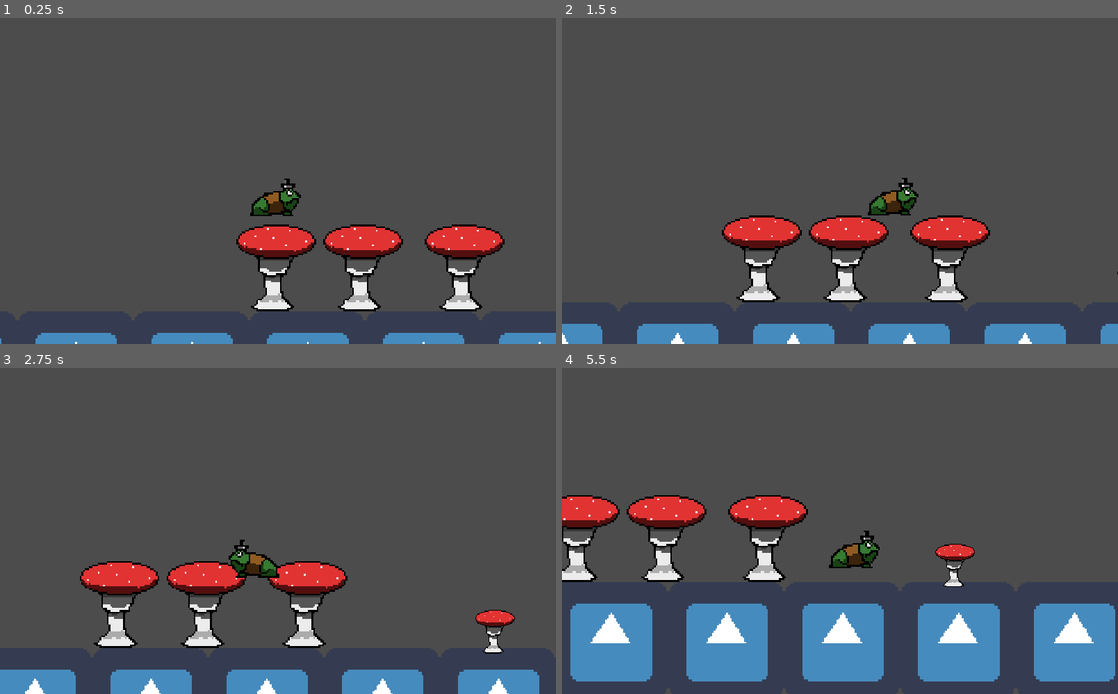
Above: before the commit, frames 1-4 (two rows, left to right).
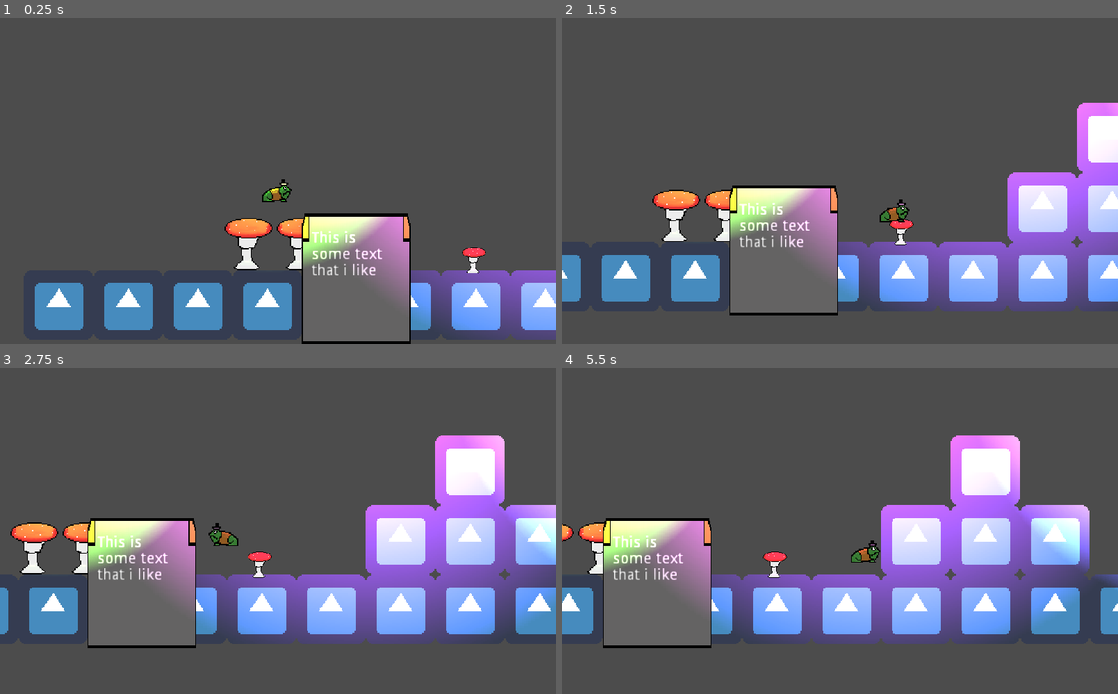
Above: after the commit, the same moments.

Repository: Binasaurus-Hex/Detective-LeapFrog
Game: Godot game, scene res://src/Levels/Level.tscn
The game is run twice, just before and just after one commit, with the same random seed, the same clock (stepped at 60 frames per second) and the same inputs. The engine's default icon, where the game draws it, is replaced by a stand-in: a white triangle on a blue panel in a dark square.
Inputs:
- Up to frame 1 (0.25 s): no input
- Up to frame 2 (1.5 s): hold Space (leap) 0.53-1.28 s; hold D (moveRight) from 0.53 s (still down); tap W (jump) at 0.77, 0.8, 1.07, 1.35 s
- Up to frame 3 (2.75 s): tap W (jump) at 1.52, 1.82, 2.3 s; tap Space (leap) at 1.55 s; release D (moveRight) at 2.03 s; hold A (moveLeft) from 2.03 s (still down); hold Space (leap) from 2.03 s (still down)
- Up to frame 4 (5.5 s): release A (moveLeft) at 2.78 s; release Space (leap) at 2.78 s; hold D (moveRight) 2.78-4.28 s; tap Space (leap) at 2.85, 4.35 s; tap W (jump) at 3.02, 3.32, 4.52, 4.82, 5.3 s; hold W (jump) 3.53-4.28 s; hold A (moveLeft) 4.28-5.03 s; hold D (moveRight) from 5.03 s (still down); hold Space (leap) from 5.03 s (still down)

The runs differ from the first frame. In frame 1, 22% of the frame differs, in the area x 0-100%, y 49-100%; in frame 2, 32%; in frame 3, 38%; in frame 4, 46%, in the area x 0-100%, y 20-97%.

Commit message:
Added UI

Diff:
--- a/project.godot
+++ b/project.godot
@@ -12,12 +12,12 @@
 "base": "KinematicBody2D",
 "class": "DetectiveFrog",
 "language": "GDScript",
-"path": "res://src/Characters/DetectiveFrog.gd"
+"path": "res://src/Characters/DetectiveFrog/DetectiveFrog.gd"
 }, {
 "base": "Node",
 "class": "LeapController",
 "language": "GDScript",
-"path": "res://src/Characters/LeapController.gd"
+"path": "res://src/Characters/DetectiveFrog/LeapController.gd"
 } ]
 _global_script_class_icons={
 "DetectiveFrog": "",
@@ -39,21 +39,25 @@
 moveLeft={
 "deadzone": 0.5,
 "events": [ Object(InputEventKey,"resource_local_to_scene":false,"resource_name":"","device":0,"alt":false,"shift":false,"control":false,"meta":false,"command":false,"pressed":false,"scancode":65,"unicode":0,"echo":false,"script":null)
+, Object(InputEventJoypadMotion,"resource_local_to_scene":false,"resource_name":"","device":0,"axis":0,"axis_value":-1.0,"script":null)
  ]
 }
 moveRight={
 "deadzone": 0.5,
 "events": [ Object(InputEventKey,"resource_local_to_scene":false,"resource_name":"","device":0,"alt":false,"shift":false,"control":false,"meta":false,"command":false,"pressed":false,"scancode":68,"unicode":0,"echo":false,"script":null)
+, Object(InputEventJoypadMotion,"resource_local_to_scene":false,"resource_name":"","device":0,"axis":0,"axis_value":1.0,"script":null)
  ]
 }
 jump={
 "deadzone": 0.5,
 "events": [ Object(InputEventKey,"resource_local_to_scene":false,"resource_name":"","device":0,"alt":false,"shift":false,"control":false,"meta":false,"command":false,"pressed":false,"scancode":87,"unicode":0,"echo":false,"script":null)
+, Object(InputEventJoypadButton,"resource_local_to_scene":false,"resource_name":"","device":0,"button_index":0,"pressure":0.0,"pressed":false,"script":null)
  ]
 }
 leap={
 "deadzone": 0.5,
 "events": [ Object(InputEventKey,"resource_local_to_scene":false,"resource_name":"","device":0,"alt":false,"shift":false,"control":false,"meta":false,"command":false,"pressed":false,"scancode":32,"unicode":0,"echo":false,"script":null)
+, Object(InputEventJoypadButton,"resource_local_to_scene":false,"resource_name":"","device":-1,"button_index":1,"pressure":0.0,"pressed":false,"script":null)
  ]
 }
 
--- a/src/Characters/DetectiveFrog.gd
+++ /dev/null
@@ -1,76 +0,0 @@
-extends KinematicBody2D
-
-class_name DetectiveFrog
-
-export var movementSpeed:float = 50
-export var jumpSpeed:float = 100
-var velocity:Vector2
-export var gravity:float = 150
-onready var leapController:LeapController = $LeapController
-onready var sprite:AnimatedSprite = $AnimatedSprite
-enum Direction {
-	LEFT = -1,
-	RIGHT = 1
-}
-var direction:int = Direction.RIGHT
-
-# Called when the node enters the scene tree for the first time.
-func _ready() -> void:
-	pass # Replace with function body.
-
-func _physics_process(delta: float) -> void:
-	var inputDir:Vector2 = getInput()
-	var jumpInterrupted:bool = isJumpInterruped(velocity)
-	var leapVelocity:float = leapController.get_velocity(is_on_floor())
-	var new_velocity = getPlayerVelocity(inputDir,velocity,Vector2(movementSpeed,jumpSpeed),jumpInterrupted,leapVelocity,is_on_floor())
-	velocity = move_and_slide(new_velocity,Vector2.UP)
-	setDirection(inputDir)
-	setAnimation(direction)
-
-func getPlayerVelocity(
-		inputDir:Vector2,
-		velocity:Vector2,
-		speed:Vector2,
-		jumpInterruped:bool,
-		leapVelocity:float,
-		onFloor:bool
-	) -> Vector2:
-	var output:Vector2 = velocity
-	if inputDir.x != 0 or onFloor:
-		output.x = lerp(velocity.x,inputDir.x * speed.x,0.3)
-	if leapVelocity > 0:
-		output.y = -leapVelocity
-		output.x = direction * leapVelocity
-	elif inputDir.y == -1:
-		output.y = inputDir.y * speed.y
-	if jumpInterruped:
-		output.y = 0
-	output = applyForce(output,Vector2(0,gravity))
-	return output
-
-
-
-func applyForce(velocity:Vector2, force:Vector2) -> Vector2:
-	velocity.y += force.y * get_physics_process_delta_time()
-	velocity.x += force.x * get_physics_process_delta_time()
-	return velocity
-
-
-func setDirection(input:Vector2):
-	if input.x > 0:
-		direction = Direction.RIGHT
-	elif input.x < 0:
-		direction = Direction.LEFT
-
-
-
-func getInput() -> Vector2:
-	var horizontal:float = Input.get_action_strength("moveRight") - Input.get_action_strength("moveLeft")
-	var vertical:float = -1 if Input.get_action_strength("jump") and is_on_floor() else 0.0
-	return Vector2(horizontal,vertical)
-
-func isJumpInterruped(velocity:Vector2) -> bool:
-	return Input.is_action_just_released("jump") and velocity.y < 0.0
-
-func setAnimation(direction:int) -> void:
-	sprite.scale = Vector2(direction,1)
--- a/src/Characters/DetectiveFrog.tscn
+++ /dev/null
@@ -1,38 +0,0 @@
-[gd_scene load_steps=7 format=2]
-
-[ext_resource path="res://assets/frogDetective.png" type="Texture" id=1]
-[ext_resource path="res://src/Characters/DetectiveFrog.gd" type="Script" id=2]
-[ext_resource path="res://src/Characters/LeapController.gd" type="Script" id=3]
-
-[sub_resource type="AtlasTexture" id=1]
-atlas = ExtResource( 1 )
-region = Rect2( 0, 0, 33, 33 )
-
-[sub_resource type="SpriteFrames" id=2]
-animations = [ {
-"frames": [ SubResource( 1 ) ],
-"loop": true,
-"name": "default",
-"speed": 5.0
-} ]
-
-[sub_resource type="CircleShape2D" id=3]
-
-[node name="DetectiveFrog" type="KinematicBody2D"]
-script = ExtResource( 2 )
-
-[node name="AnimatedSprite" type="AnimatedSprite" parent="."]
-frames = SubResource( 2 )
-
-[node name="CollisionShape2D" type="CollisionShape2D" parent="."]
-position = Vector2( -2, 0 )
-shape = SubResource( 3 )
-
-[node name="Camera2D" type="Camera2D" parent="."]
-current = true
-zoom = Vector2( 0.3, 0.3 )
-drag_margin_h_enabled = true
-drag_margin_v_enabled = true
-
-[node name="LeapController" type="Node" parent="."]
-script = ExtResource( 3 )
--- /dev/null
+++ b/src/Characters/DetectiveFrog/DetectiveFrog.gd
@@ -0,0 +1,76 @@
+extends KinematicBody2D
+
+class_name DetectiveFrog
+
+export var movementSpeed:float = 200
+export var jumpSpeed:float = 200
+var velocity:Vector2
+export var gravity:float = 300
+onready var leapController:LeapController = $LeapController
+onready var sprite:Sprite = $Sprite
+enum Direction {
+	LEFT = -1,
+	RIGHT = 1
+}
+var direction:int = Direction.RIGHT
+
+# Called when the node enters the scene tree for the first time.
+func _ready() -> void:
+	pass # Replace with function body.
+
+func _physics_process(delta: float) -> void:
+	var inputDir:Vector2 = getInput()
+	var jumpInterrupted:bool = isJumpInterruped(velocity)
+	var leapVelocity:float = leapController.get_velocity(is_on_floor())
+	var new_velocity = getPlayerVelocity(inputDir,velocity,Vector2(movementSpeed,jumpSpeed),jumpInterrupted,leapVelocity,is_on_floor())
+	velocity = move_and_slide(new_velocity,Vector2.UP)
+	setDirection(inputDir)
+	setAnimation(direction)
+
+func getPlayerVelocity(
+		inputDir:Vector2,
+		velocity:Vector2,
+		speed:Vector2,
+		jumpInterruped:bool,
+		leapVelocity:float,
+		onFloor:bool
+	) -> Vector2:
+	var output:Vector2 = velocity
+	if inputDir.x != 0 or onFloor:
+		output.x = lerp(velocity.x,inputDir.x * speed.x,0.3)
+	if leapVelocity > 0:
+		output.y = -leapVelocity
+		output.x = direction * leapVelocity
+	elif inputDir.y == -1:
+		output.y = inputDir.y * speed.y
+	if jumpInterruped:
+		output.y = 0
+	output = applyForce(output,Vector2(0,gravity))
+	return output
+
+
+
+func applyForce(velocity:Vector2, force:Vector2) -> Vector2:
+	velocity.y += force.y * get_physics_process_delta_time()
+	velocity.x += force.x * get_physics_process_delta_time()
+	return velocity
+
+
+func setDirection(input:Vector2):
+	if input.x > 0:
+		direction = Direction.RIGHT
+	elif input.x < 0:
+		direction = Direction.LEFT
+
+
+
+func getInput() -> Vector2:
+	var horizontal:float = Input.get_action_strength("moveRight") - Input.get_action_strength("moveLeft")
+	var vertical:float = -1 if Input.get_action_strength("jump") and is_on_floor() else 0.0
+	return Vector2(horizontal,vertical)
+
+func isJumpInterruped(velocity:Vector2) -> bool:
+	return Input.is_action_just_released("jump") and velocity.y < 0.0
+
+func setAnimation(direction:int) -> void:
+	sprite.scale = Vector2(direction,1)
--- /dev/null
+++ b/src/Characters/DetectiveFrog/DetectiveFrog.tscn
@@ -0,0 +1,28 @@
+[gd_scene load_steps=6 format=2]
+
+[ext_resource path="res://assets/frog/frogDetectiveUnshaded.png" type="Texture" id=1]
+[ext_resource path="res://src/Characters/DetectiveFrog/DetectiveFrog.gd" type="Script" id=2]
+[ext_resource path="res://src/Characters/DetectiveFrog/LeapController.gd" type="Script" id=3]
+[ext_resource path="res://assets/frog/New Piskel-1.png (4)-1.png_n.png" type="Texture" id=4]
+
+[sub_resource type="CircleShape2D" id=1]
+
+[node name="DetectiveFrog" type="KinematicBody2D"]
+script = ExtResource( 2 )
+
+[node name="CollisionShape2D" type="CollisionShape2D" parent="."]
+position = Vector2( -2, 0 )
+shape = SubResource( 1 )
+
+[node name="LeapController" type="Node" parent="."]
+script = ExtResource( 3 )
+
+[node name="Sprite" type="Sprite" parent="."]
+texture = ExtResource( 1 )
+normal_map = ExtResource( 4 )
+
+[node name="Camera2D" type="Camera2D" parent="."]
+current = true
+zoom = Vector2( 0.5, 0.5 )
+drag_margin_h_enabled = true
+drag_margin_v_enabled = true
--- a/src/Environment/ToadStool.tscn
+++ b/src/Environment/ToadStool.tscn
@@ -1,11 +1,13 @@
-[gd_scene load_steps=2 format=2]
+[gd_scene load_steps=3 format=2]
 
-[ext_resource path="res://assets/toadstool.png" type="Texture" id=1]
+[ext_resource path="res://assets/mushroom/toadstool-1.png_n.png" type="Texture" id=1]
+[ext_resource path="res://assets/mushroom/toadstool-1.png.png" type="Texture" id=2]
 
 [node name="ToadStool" type="StaticBody2D"]
 
 [node name="Sprite" type="Sprite" parent="."]
-texture = ExtResource( 1 )
+texture = ExtResource( 2 )
+normal_map = ExtResource( 1 )
 
 [node name="CollisionPolygon2D" type="CollisionPolygon2D" parent="."]
 polygon = PoolVector2Array( -19, -7, 18, -7, 18, -2, 9, 2, 2, 12, 2, 22, 13, 35, -19, 35, -6, 22, -7, 12, -10, 10, -10, 2, -19, -2 )
--- a/src/Levels/Level.tscn
+++ b/src/Levels/Level.tscn
@@ -1,13 +1,15 @@
-[gd_scene load_steps=6 format=2]
+[gd_scene load_steps=8 format=2]
 
-[ext_resource path="res://src/Characters/DetectiveFrog.tscn" type="PackedScene" id=1]
+[ext_resource path="res://src/Characters/DetectiveFrog/DetectiveFrog.tscn" type="PackedScene" id=1]
 [ext_resource path="res://src/Environment/ToadStool.tscn" type="PackedScene" id=2]
 [ext_resource path="res://icon.png" type="Texture" id=3]
+[ext_resource path="res://assets/light.png" type="Texture" id=4]
+[ext_resource path="res://src/UI/UI.tscn" type="PackedScene" id=5]
 
-[sub_resource type="ConvexPolygonShape2D" id=1]
+[sub_resource type="ConvexPolygonShape2D" id=2]
 points = PoolVector2Array( 0, 0, 64, 0, 64, 64, 0, 64 )
 
-[sub_resource type="TileSet" id=2]
+[sub_resource type="TileSet" id=3]
 0/name = "icon.png 0"
 0/texture = ExtResource( 3 )
 0/tex_offset = Vector2( 0, 0 )
@@ -53,20 +55,40 @@
 position = Vector2( 159, 19 )
 scale = Vector2( 0.5, 0.5 )
 
-[node name="DetectiveFrog" parent="." instance=ExtResource( 1 )]
-position = Vector2( -48, -40 )
-movementSpeed = 80.0
-jumpSpeed = 150.0
-gravity = 300.0
-
-[node name="LeapController" parent="DetectiveFrog" index="3"]
-maxLeap = 200.0
-
 [node name="TileMap" type="TileMap" parent="."]
 z_index = -3
-tile_set = SubResource( 2 )
+tile_set = SubResource( 3 )
 cell_size = Vector2( 32, 32 )
 format = 1
 tile_data = PoolIntArray( -196598, 1, 0, -65528, 1, 0, -65526, 1, 0, -65524, 1, 0, -65516, 1, 0, 131064, 1, 0, 131066,  …(216 unchanged characters)…
 
-[editable path="DetectiveFrog"]
+[node name="Light2D2" type="Light2D" parent="."]
+position = Vector2( -30, -116 )
+texture = ExtResource( 4 )
+color = Color( 0.407843, 0.878431, 0.196078, 1 )
+energy = 3.86
+range_height = 1.0
+shadow_enabled = true
+
+[node name="Light2D3" type="Light2D" parent="."]
+position = Vector2( 562, -164 )
+texture = ExtResource( 4 )
+texture_scale = 1.52
+color = Color( 0.32549, 0.25098, 0.576471, 1 )
+energy = 5.64
+range_height = 1.0
+shadow_enabled = true
+
+[node name="Light2D4" type="Light2D" parent="."]
+position = Vector2( 254, -181 )
+texture = ExtResource( 4 )
+texture_scale = 2.0
+color = Color( 0.619608, 0.176471, 0.615686, 1 )
+energy = 3.0
+range_height = 1.0
+shadow_enabled = true
+
+[node name="DetectiveFrog" parent="." instance=ExtResource( 1 )]
+position = Vector2( -22, -50 )
+
+[node name="UI" parent="." instance=ExtResource( 5 )]
--- /dev/null
+++ b/src/UI/UI.tscn
@@ -0,0 +1,35 @@
+[gd_scene load_steps=2 format=2]
+
+[ext_resource path="res://assets/UI/background.png" type="Texture" id=1]
+
+[node name="UI" type="Control"]
+anchor_right = 1.0
+anchor_bottom = 1.0
+rect_min_size = Vector2( 100, 100 )
+__meta__ = {
+"_edit_use_anchors_": false
+}
+
+[node name="DialogueBox" type="NinePatchRect" parent="."]
+anchor_top = 1.0
+anchor_right = 1.0
+anchor_bottom = 1.0
+margin_top = -120.0
+texture = ExtResource( 1 )
+__meta__ = {
+"_edit_use_anchors_": false
+}
+
+[node name="RichTextLabel" type="RichTextLabel" parent="DialogueBox"]
+anchor_left = 0.09
+anchor_top = 0.4
+anchor_right = 0.923
+anchor_bottom = 0.667
+margin_left = -0.160004
+margin_top = -32.0
+margin_right = 0.0479736
+margin_bottom = 29.96
+text = "This is some text that i like"
+__meta__ = {
+"_edit_use_anchors_": false
+}
Binary file added: assets/UI/background.png
Not shown, added: assets/UI/background.png.import
Binary file added: assets/frog/New Piskel-1.png (4)-1.png_n.png
Not shown, added: assets/frog/New Piskel-1.png (4)-1.png_n.png.import
Renamed: assets/frogDetective.png -> assets/frog/frogDetective.png
Not shown, added: assets/frog/frogDetective.png.import
Binary file added: assets/frog/frogDetectiveUnshaded.png
Not shown, added: assets/frog/frogDetectiveUnshaded.png.import
Not shown, removed: assets/frogDetective.png.import
Binary file added: assets/light.png
Not shown, added: assets/light.png.import
Binary file added: assets/mushroom/toadstool-1.png.png
(and 13 more such lines)
